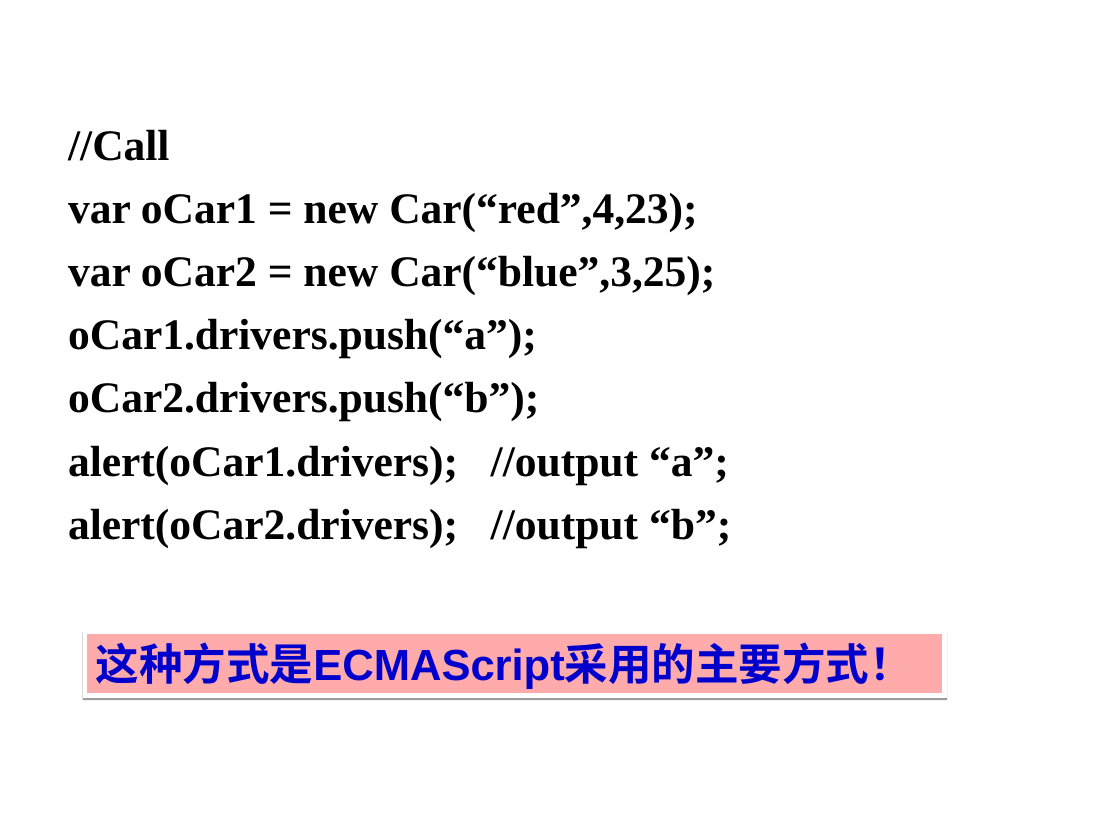
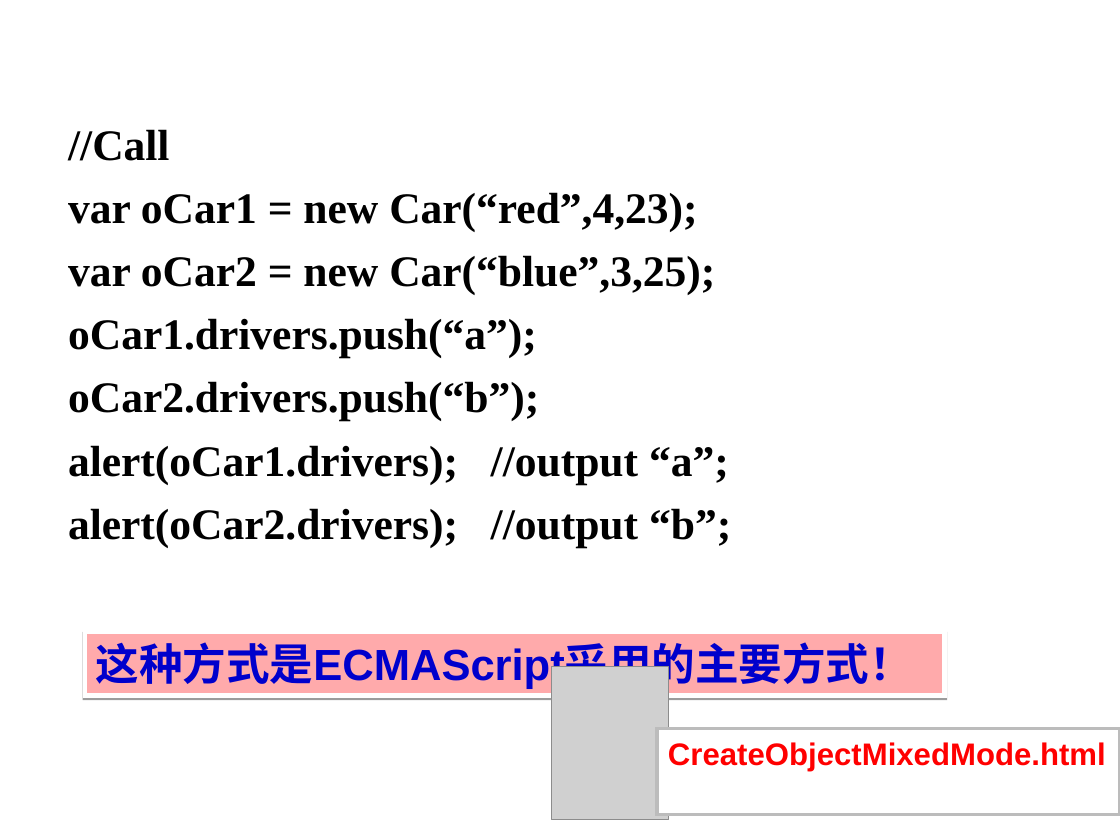
Before and after one commit to lxn56975/webdev, a slide deck: slide 150 of Chapter4Javascript.ppt. Drawn at 1120x840 pixels with LibreOffice and Linux fonts; fonts in the diff are those of the drawing; grey boxes stand for pictures; background and template pictures are left out. Boxes give left, top, right and bottom in pixels: in the first picture for what was removed or moved away, otherwise in the second. Text is boxed around its words. In the diff, an @@ line names an element or a change of style, - is before the commit and + after.

Commit message:
修改“创建对象-混合方式.html”为“CreateObjectMixed Mode.html”

```diff
--- a/Chapter4Javascript.ppt
+++ b/Chapter4Javascript.ppt
@@ picture added at (x1=551, y1=666, x2=669, y2=819) @@
@@ rectangle added at (x1=657, y1=729, x2=1120, y2=815), fill #FFFFFF, outline #BCBCBC 2.01 pt, 20 pt, text #FF0000, bold @@
+CreateObjectMixedMode.html
```
Also in this commit, not shown: 1 other slide changed, 1 other file.
